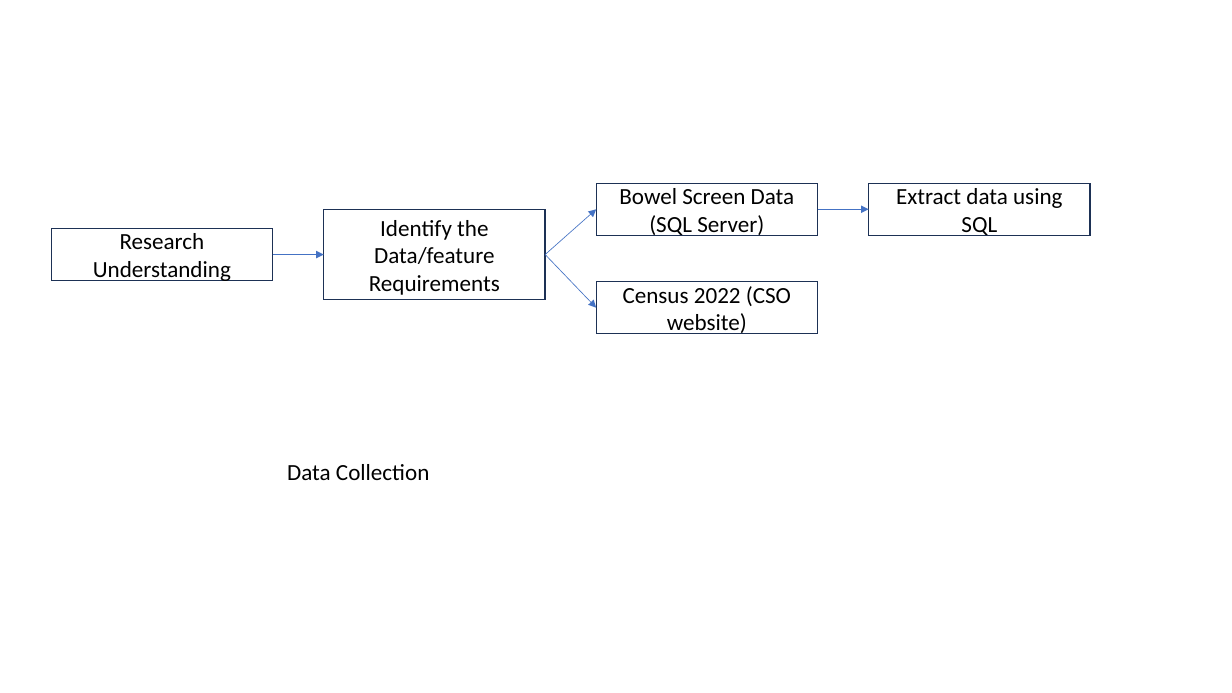
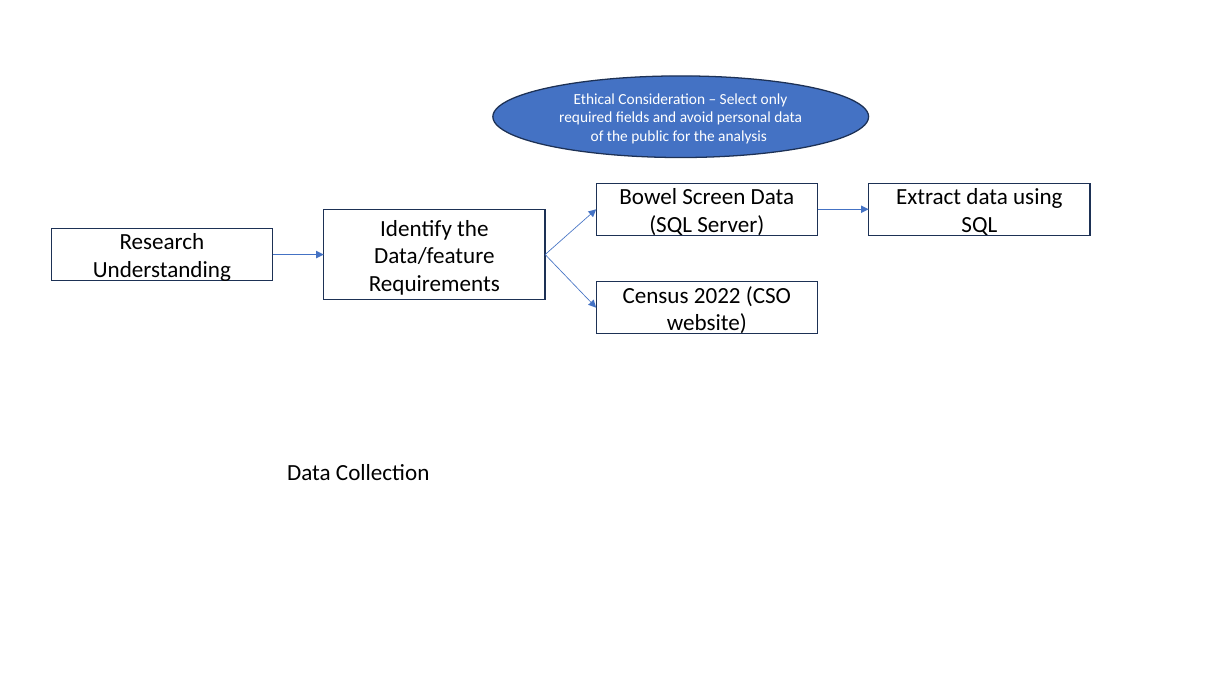
Before and after one commit to raku43/MScDACapstone, a slide deck: slide 3 of PPT_Msc_Capstone.pptx (slide 2 before the commit). Drawn at 1232x693 pixels with LibreOffice and Linux fonts; fonts in the diff are those of the drawing. Boxes give left, top, right and bottom in pixels: in the first picture for what was removed or moved away, otherwise in the second. Text is boxed around its words. In the diff, an @@ line names an element or a change of style, - is before the commit and + after.

```diff
--- a/PPT_Msc_Capstone.pptx
+++ b/PPT_Msc_Capstone.pptx
@@ ellipse added at box(493, 76, 869, 157), fill #4472C4, outline #1E3256 1 pt, 12 pt, text #FFFFFF @@
+Ethical Consideration – Select only required fields and avoid personal data of the public for the analysis
```
Also in this commit, not shown: 1 other slide changed, 1 slide added.
